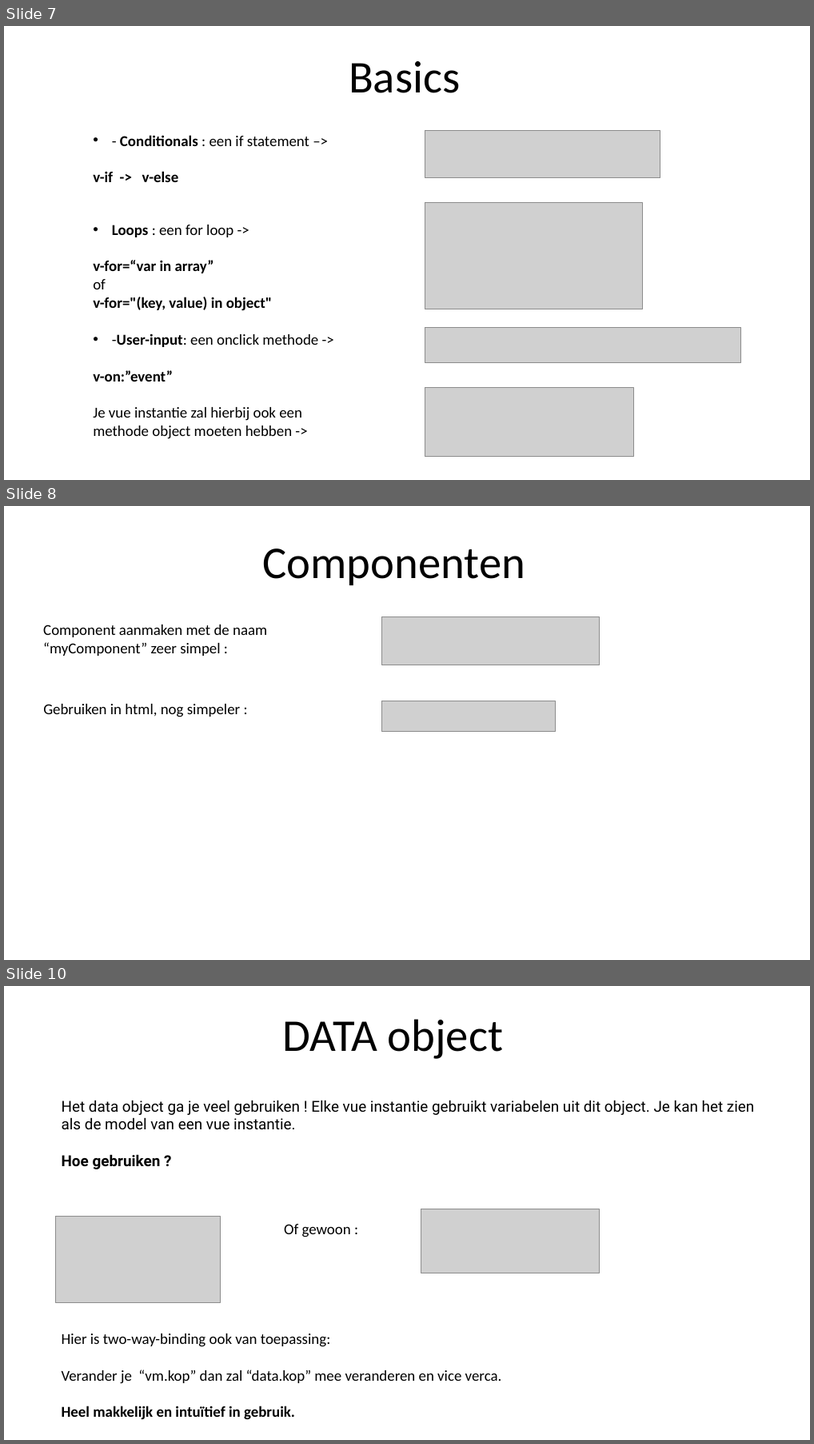
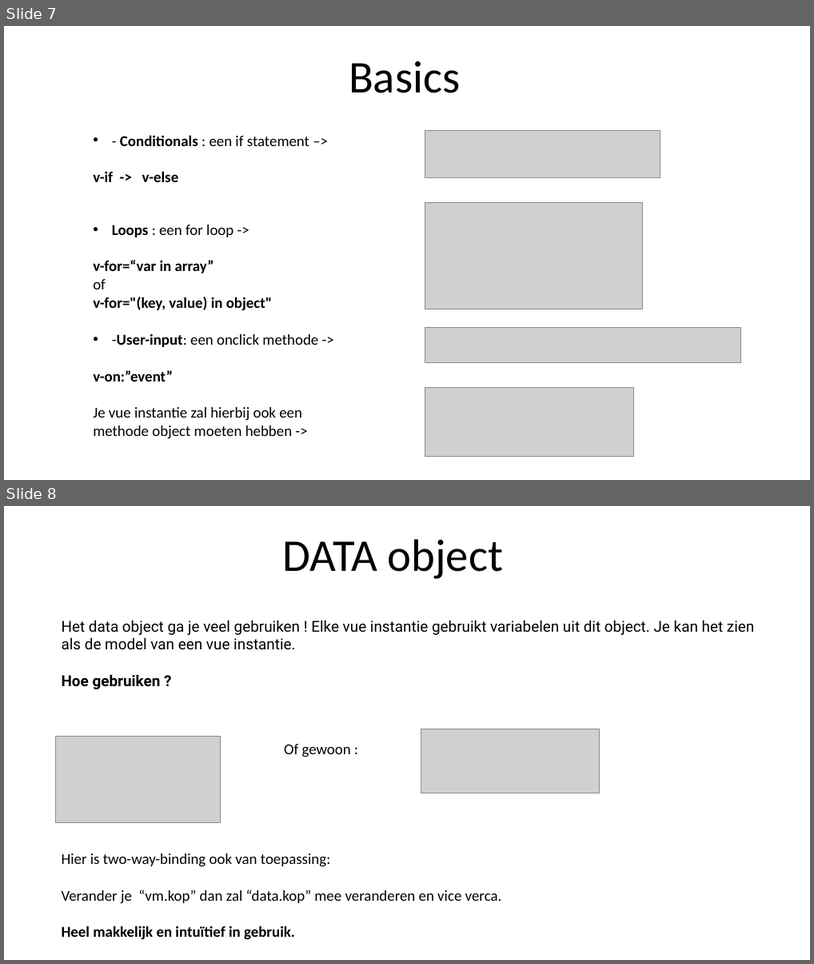
Before and after one commit to sepperenty/web-research-3, a slide deck: newTech/slideshow.pptx. Shown one above the other, each under a label of ours: slides 7, 8 and 10 before the commit, slides 7 and 8 after it; the slides between them are not shown. The pictures are 814x1444 and 814x964 pixels, drawn with LibreOffice and Linux fonts; fonts in the diff are those of the drawing; grey boxes stand for pictures. Boxes give left, top, right and bottom in pixels: in the first picture for what was removed or moved away, otherwise in the second. Text is boxed around its words. In the diff, an @@ line names an element or a change of style, - is before the commit and + after.

```diff
--- a/newTech/slideshow.pptx
+++ b/newTech/slideshow.pptx
@@ slide 8 removed at (4,506,810,960), background #FFFFFF @@
@@ text removed at (263,548,526,585) @@
-Componenten
@@ text removed at (43,624,267,656) @@
-Component aanmaken met de naam “myComponent” zeer simpel :
@@ picture removed at (382,617,599,665) @@
@@ text removed at (43,704,240,717) @@
-Gebruiken in html, nog simpeler :
@@ picture removed at (382,700,556,731) @@
@@ what was slide 10 is now slide 8 @@
```
Also in this commit, not shown: 1 slide changed, 8 slides added, 1 other slide removed, 4 other files.
